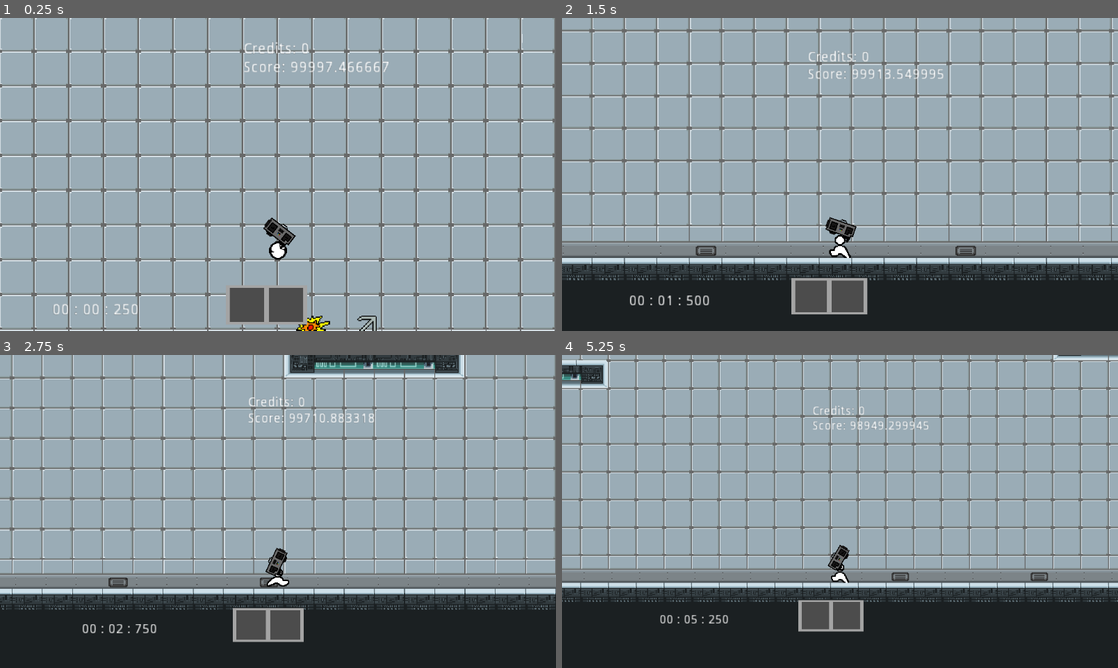
Above: before the commit, frames 1-4 (two rows, left to right).
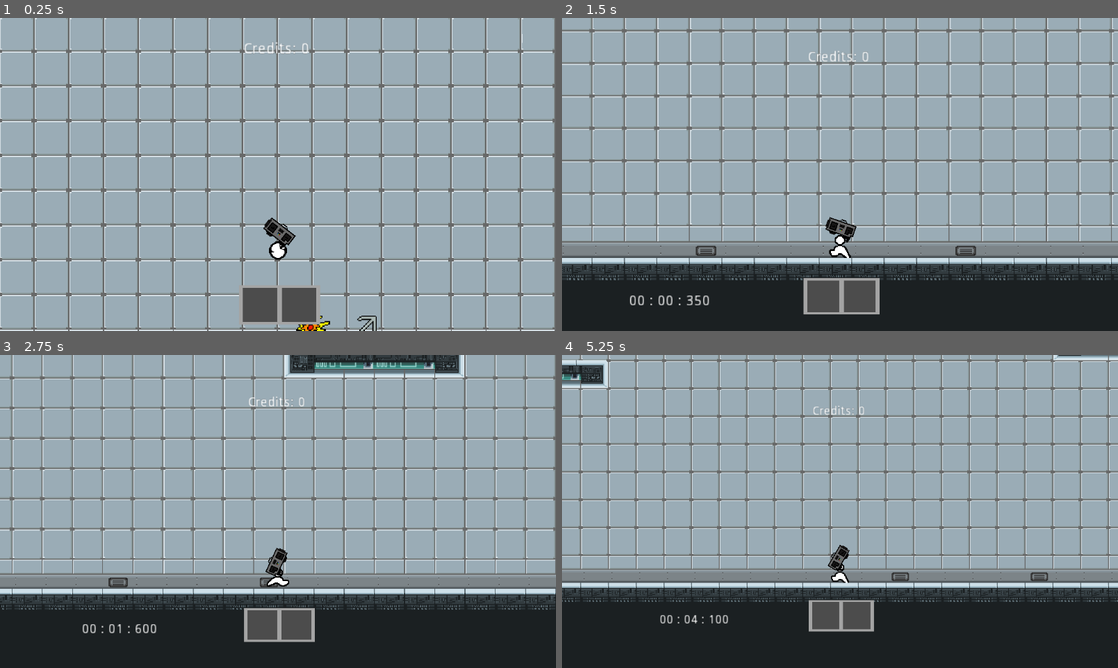
Above: after the commit, the same moments.

Repository: TheyCallMeNano/Music-Based-Platformer
Game: Godot game, scene res://Rooms/Hub.tscn
The game is run twice, just before and just after one commit, with the same random seed, the same clock (stepped at 60 frames per second) and the same inputs.
Inputs (mouse positions are in pixels of both pictures, inside the frame that each line leads up to):
- Up to frame 1 (0.25 s): no input
- Up to frame 2 (1.5 s): move the mouse to (962, 158) at 0.52 s; hold F (interact) 0.53-1.28 s; hold D (moveRight) from 0.53 s (still down); tap W (moveUp) at 0.77 s; tap 2 (slot3) at 0.8, 1.35 s; move the mouse to (728, 190) at 1.27 s
- Up to frame 3 (2.75 s): tap W (moveUp) at 1.52 s; tap F (interact) at 1.55 s; move the mouse to (333, 442) at 2.02 s; release D (moveRight) at 2.03 s; hold A (moveLeft) from 2.03 s (still down); hold F (interact) from 2.03 s (still down); tap 2 (slot3) at 2.3 s
- Up to frame 4 (5.25 s): move the mouse to (812, 574) at 2.77 s; release A (moveLeft) at 2.78 s; release F (interact) at 2.78 s; hold D (moveRight) 2.78-4.28 s; click (812, 574) at 2.85 s; tap W (moveUp) at 3.02, 3.77, 4.52 s; tap F (interact) at 3.05, 4.55 s; move the mouse to (1006, 558) at 3.52 s; tap 1 (slot2) at 3.6 s; tap 2 (slot3) at 3.8, 4.35 s; move the mouse to (673, 464) at 4.27 s; hold A (moveLeft) 4.28-5.03 s; move the mouse to (867, 511) at 5.02 s; hold D (moveRight) from 5.03 s (still down); hold F (interact) from 5.03 s (still down)

The runs differ from the first frame. In frame 1, 1.2% of the frame differs, in the area x 9-70%, y 14-98%; in frame 2, 1.1%; in frame 3, 1.0%; in frame 4, 0.9%.

Commit message:
Bugfixes + QoL V2

Diff:
--- a/Objects/objPlayer.tscn
+++ b/Objects/objPlayer.tscn
@@ -306,6 +306,9 @@
 anims/FadeToRPG = SubResource( 6 )
 anims/RESET = SubResource( 7 )
 
+[node name="ShakeController" type="AnimationPlayer" parent="."]
+anims/RPGShake = SubResource( 8 )
+
 [node name="Camera2D" type="Camera2D" parent="."]
 position = Vector2( 0, -70 )
 current = true
@@ -482,13 +485,10 @@
 stream = ExtResource( 7 )
 volume_db = -10.0
 
+[node name="Footsteps" type="AudioStreamPlayer2D" parent="."]
+stream = ExtResource( 11 )
+pitch_scale = 2.0
+
 [node name="UnarmedJive" type="AudioStreamPlayer2D" parent="."]
 stream = ExtResource( 10 )
 volume_db = -10.0
-
-[node name="ShakeController" type="AnimationPlayer" parent="."]
-anims/RPGShake = SubResource( 8 )
-
-[node name="Footsteps" type="AudioStreamPlayer2D" parent="."]
-stream = ExtResource( 11 )
-pitch_scale = 2.0
--- a/Rooms/Hub.tscn
+++ b/Rooms/Hub.tscn
@@ -99,10 +99,10 @@
 script = ExtResource( 8 )
 
 [node name="Control" parent="Player" instance=ExtResource( 3 )]
-margin_left = -48.0
-margin_top = 32.0
-margin_right = -8.0
-margin_bottom = 72.0
+margin_left = -36.3881
+margin_top = 31.6254
+margin_right = 3.61188
+margin_bottom = 71.6254
 rect_scale = Vector2( 0.75, 0.75 )
 
 [node name="Node2D" parent="." instance=ExtResource( 9 )]
--- a/Scripts/scrButSlot2.gd
+++ b/Scripts/scrButSlot2.gd
@@ -16,8 +16,7 @@
 			if global.credits >= 500000 && global.rpgBought == false:
 				global.credits -= 500000
 				global.rpgBought = true
-			global.levelComplete = false
-			$ChaChing.play()
+				$ChaChing.play()
 	elif isColliding == false:
 		$Sprite.set_scale(Vector2(.5,.5))
 		$Particles2D.emitting = false
--- a/Scripts/scrBuySlot3.gd
+++ b/Scripts/scrBuySlot3.gd
@@ -16,8 +16,7 @@
 			if global.credits >= 500000 && global.grappleBought == false:
 				global.credits -= 500000
 				global.grappleBought = true
-			global.levelComplete = false
-			$ChaChing.play()
+				$ChaChing.play()
 	elif isColliding == false:
 		$Sprite.set_scale(Vector2(.5,.5))
 		$Particles2D.emitting = false
--- a/Scripts/scrGlobals.gd
+++ b/Scripts/scrGlobals.gd
@@ -1,11 +1,11 @@
 extends Node
 
 var equipped = [0,0,0]
-var slot1 = 1
+var slot1 = 0
 var slot2 = 0
 var slot3 = 0
 var hotbar = [slot1,slot2,slot3]
-var levelComplete = false
+var levelComplete = true
 var levelStart = false
 var speedTally = 0
 var score = 100000
@@ -20,7 +20,6 @@
 	file.store_var(grappleBought)
 	file.store_var(rpgBought)
 	file.store_var(credits)
-	file.store_var(equipped)
 	file.close()
 
 func loadGame():
@@ -31,7 +30,6 @@
 		grappleBought = file.get_var()
 		rpgBought = file.get_var()
 		credits = file.get_var()
-		equipped = file.get_var()
 		file.close()
 	else:
 		credits = 0
@@ -46,6 +44,7 @@
 	if what == MainLoop.NOTIFICATION_WM_QUIT_REQUEST:
 		saveGame()
 
+# warning-ignore:unused_argument
 func _process(delta):
 	if grappleBought == true:
 		slot3 = 1
--- a/Scripts/scrLevelComeplete.gd
+++ b/Scripts/scrLevelComeplete.gd
@@ -3,7 +3,7 @@
 func _process(_delta):
 	var bodies = get_overlapping_bodies()
 	for body in bodies:
-		if body.name == "Player":
+		if body.name == "Player" && global.levelComplete == false:
 			global.levelComplete = true
 			global.levelStart = false
 			global.score = int(round(global.score))
--- a/Scripts/scrLevelStart.gd
+++ b/Scripts/scrLevelStart.gd
@@ -5,3 +5,4 @@
 	for body in bodies:
 		if body.name == "Player":
 			global.levelStart = true
+			global.levelComplete = false
--- a/Scripts/scrPrintScore.gd
+++ b/Scripts/scrPrintScore.gd
@@ -2,5 +2,4 @@
 
 
 func _process(_delta):
-		text = ("Credits: " + str(global.credits) + "\nScore: " +
-		str(global.score))
+		text = ("Credits: " + str(global.credits))
--- a/Scripts/scrSlot3.gd
+++ b/Scripts/scrSlot3.gd
@@ -6,4 +6,3 @@
 		set_frame(0)
 	elif global.slot3 == 0:
 		self.visible = false
-		set_frame(0)
